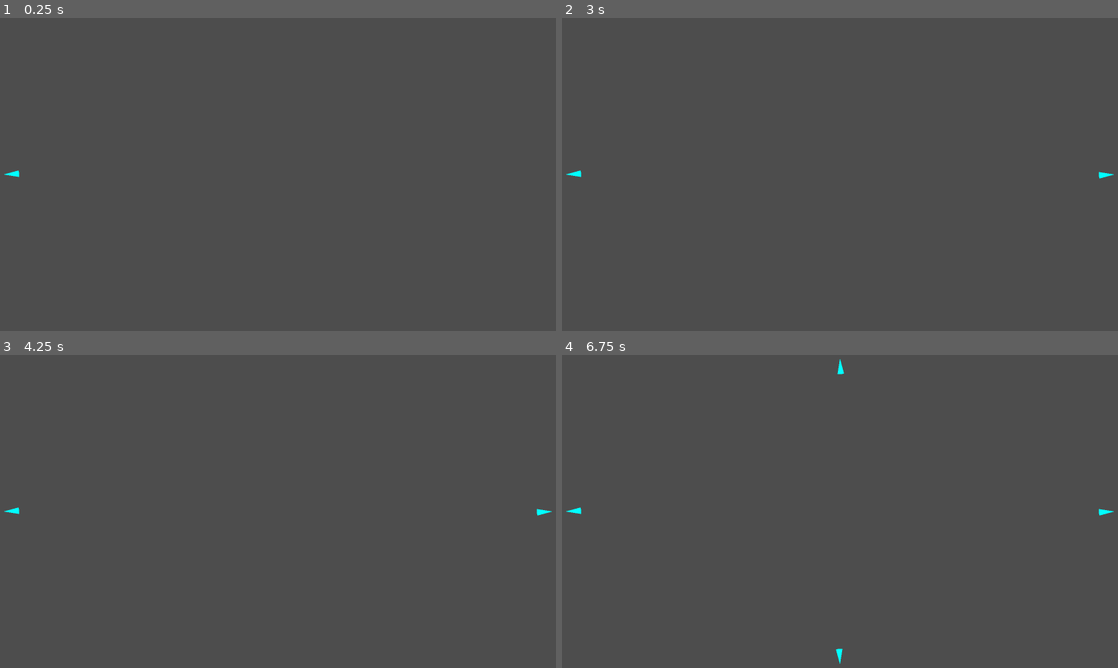
Above: before the commit, frames 1-4 (two rows, left to right).
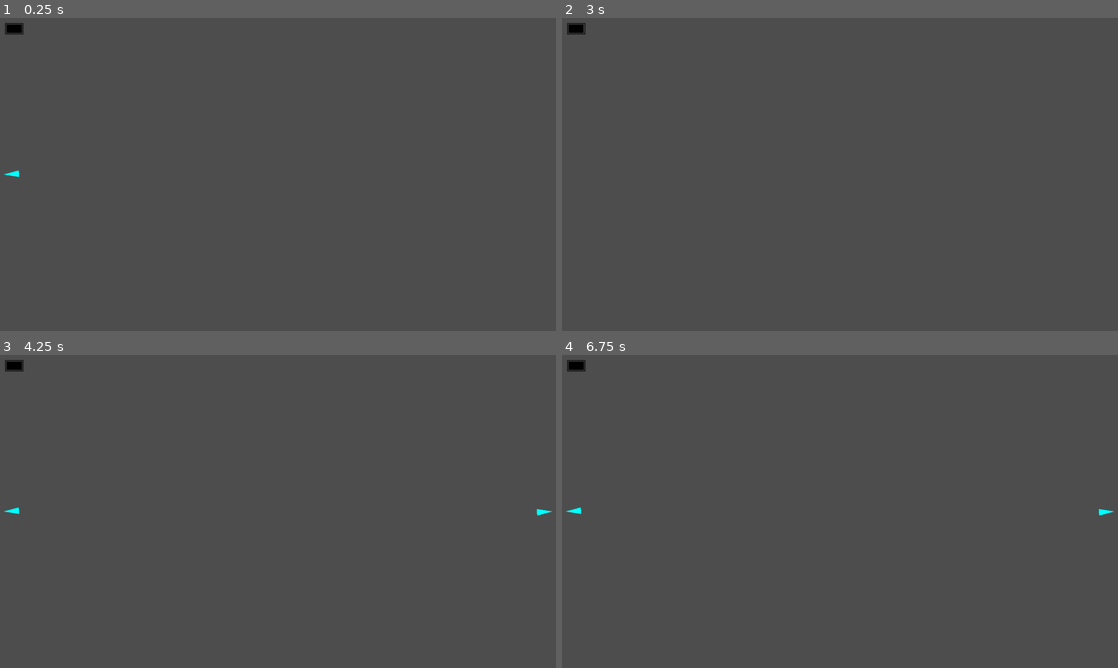
Above: after the commit, the same moments.

Repository: yancouto/psych0
Game: Godot game, scene res://runner.tscn
Same seed, same stepped clock (60 frames per second), same inputs: the game is played once before the commit and once after it.
Inputs (mouse positions are in pixels of both pictures, inside the frame that each line leads up to):
- Up to frame 1 (0.25 s): no input
- Up to frame 2 (3 s): tap Enter at 0.5, 2 s; move the mouse to (962, 158) at 0.52 s; press the mouse at (962, 158) at 0.53 s; hold D (move_right) 0.53-1.28 s; right-click (962, 158) at 0.8 s; tap Space at 1.25, 2.75 s; move the mouse to (728, 190) at 1.27 s; release the mouse at (728, 190) at 1.28 s; hold S (move_down) 1.28-2.03 s; right-click (728, 190) at 1.35 s; click (728, 190) at 1.55 s; move the mouse to (895, 105) at 2.02 s; press the mouse at (895, 105) at 2.03 s; hold D (move_right) 2.03-2.78 s; right-click (895, 105) at 2.3 s; move the mouse to (812, 237) at 2.77 s; release the mouse at (812, 237) at 2.78 s; hold W (move_up) from 2.78 s (still down); right-click (812, 237) at 2.85 s
- Up to frame 3 (4.25 s): click (250, 574) at 3.05 s; tap Enter at 3.5 s; move the mouse to (444, 558) at 3.52 s; release W (move_up) at 3.53 s; press the mouse at (444, 558) at 3.53 s; hold A (move_left) from 3.53 s (still down); right-click (444, 558) at 3.8 s
- Up to frame 4 (6.75 s): tap Space at 4.25 s; move the mouse to (673, 464) at 4.27 s; release the mouse at (673, 464) at 4.28 s; right-click (673, 464) at 4.35 s; click (673, 464) at 4.55 s; move the mouse to (867, 511) at 5.02 s; release A (move_left) at 5.03 s; press the mouse at (867, 511) at 5.03 s; hold S (move_down) 5.03-5.78 s; right-click (867, 511) at 5.3 s; move the mouse to (756, 433) at 5.77 s; release the mouse at (756, 433) at 5.78 s; hold D (move_right) 5.78-6.53 s; right-click (756, 433) at 5.85 s; click (756, 433) at 6.05 s; move the mouse to (962, 495) at 6.52 s; press the mouse at (962, 495) at 6.53 s; hold W (move_up) from 6.53 s (still down)

The runs differ from the first frame. In frame 1, 0.1% of the frame differs, in the area x 0-5%, y 1-6%; in frame 2, 0.2%; in frame 3, 0.1%; in frame 4, 0.2%, in the area x 0-51%, y 1-99%.

Commit message:
Bullet time
I dislike this solution, it's too hardcoded and easy to miss when I add new stuff. But it works.

Diff:
--- /dev/null
+++ b/bullet_time.gd
@@ -0,0 +1,30 @@
+extends Node2D
+
+var size := Vector2(50, 30)
+var border := 3.
+var active := false
+
+const MAX_SECS := 2.0
+const RECOVER := 0.4
+var secs_left := MAX_SECS
+
+func _draw():
+	draw_rect(Rect2(position, size), Color.BLACK, false, 2)
+	var inner_size := size - 2 * Vector2(border, border)
+	inner_size.x *= secs_left / MAX_SECS
+	draw_rect(Rect2(position + Vector2(border, border), inner_size), Color.BLACK, true)
+
+func _process(dt: float):
+	var prev_secs_left := secs_left
+	if Input.is_action_pressed("bullet_time"):
+		secs_left = maxf(secs_left - dt, 0.)
+		active = secs_left > 0
+	else:
+		secs_left = minf(MAX_SECS, secs_left + dt * RECOVER)
+		active = false
+	if secs_left != prev_secs_left:
+		queue_redraw()
+
+func fix_delta(delta: float) -> float:
+	var multiplier := 0.3 if active else 1.0
+	return delta * multiplier
--- a/enemy.gd
+++ b/enemy.gd
@@ -16,8 +16,9 @@
 	self.radius = radius
 
 
-func _process(delta):
-	position += speed * delta
+func _process(dt: float) -> void:
+	dt = get_node("../%BulletTime").fix_delta(dt)
+	position += speed * dt
 
 func shot() -> void:
 	queue_free()
--- a/indicator.gd
+++ b/indicator.gd
@@ -10,8 +10,9 @@
 	self.angle = to_spawn.angle
 
 
-func _process(delta: float) -> void:
-	self.ttl -= delta
+func _process(dt: float) -> void:
+	dt = get_node("../%BulletTime").fix_delta(dt)
+	self.ttl -= dt
 	if self.ttl <= 0:
 		queue_free()
 
--- a/player.gd
+++ b/player.gd
@@ -15,9 +15,10 @@
 	position = screen_size / 2
 	($CollisionShape2D.shape as CircleShape2D).radius = radius
 
-func _process(delta):
+func _process(dt: float) -> void:
 	if !is_visible():
 		return
+	dt = %BulletTime.fix_delta(dt)
 	var vel = Vector2.ZERO
 	if Input.is_action_pressed("move_down"):
 		vel.y += 1
@@ -28,11 +29,11 @@
 	if Input.is_action_pressed("move_right"):
 		vel.x += 1
 	if !vel.is_zero_approx():
-		position += vel.normalized() * speed * delta
+		position += vel.normalized() * speed * dt
 		position = position.clamp(CLAMP_LEFT, CLAMP_RIGHT)
 
 	# Shooting
-	cur_shot_cooldown -= delta
+	cur_shot_cooldown -= dt
 	if cur_shot_cooldown <= 0 && Input.is_action_pressed("shoot"):
 		cur_shot_cooldown = SHOT_COOLDOWN
 		var shot := preload("res://shot.tscn").instantiate()
--- a/project.godot
+++ b/project.godot
@@ -60,6 +60,11 @@
 "events": [Object(InputEventKey,"resource_local_to_scene":false,"resource_name":"","device":0,"window_id":0,"alt_presse …(181 unchanged characters)…
 ]
 }
+bullet_time={
+"deadzone": 0.5,
+"events": [Object(InputEventMouseButton,"resource_local_to_scene":false,"resource_name":"","device":-1,"window_id":0,"alt_pressed":false,"shift_pressed":false,"ctrl_pressed":false,"meta_pressed":false,"button_mask":0,"position":Vector2(0, 0),"global_position":Vector2(0, 0),"factor":1.0,"button_index":2,"canceled":false,"pressed":false,"double_click":false,"script":null)
+]
+}
 
 [layer_names]
 
--- a/runner.gd
+++ b/runner.gd
@@ -5,6 +5,7 @@
 var next_event: LevelEvent.EventWithTime
 
 func _process(dt: float) -> void:
+	dt = %BulletTime.fix_delta(dt)
 	if level != null && level.update($AllEnemies, dt):
 		$LevelOverText.visible = true
 		level = null
--- a/runner.tscn
+++ b/runner.tscn
@@ -1,8 +1,9 @@
-[gd_scene load_steps=5 format=3 uid="uid://wyi8ts15lueo"]
+[gd_scene load_steps=6 format=3 uid="uid://wyi8ts15lueo"]
 
 [ext_resource type="Script" path="res://runner.gd" id="1_224jk"]
 [ext_resource type="PackedScene" uid="uid://dwqfguj644qf2" path="res://player.tscn" id="2_1y6tv"]
 [ext_resource type="Script" path="res://pausing.gd" id="3_kc0cc"]
+[ext_resource type="Script" path="res://bullet_time.gd" id="4_vvdtp"]
 
 [sub_resource type="LabelSettings" id="LabelSettings_kjhy5"]
 font_size = 100
@@ -26,3 +27,8 @@
 [node name="Pausing" type="Node" parent="."]
 process_mode = 3
 script = ExtResource("3_kc0cc")
+
+[node name="BulletTime" type="Node2D" parent="."]
+unique_name_in_owner = true
+position = Vector2(8, 8)
+script = ExtResource("4_vvdtp")
--- a/shot.gd
+++ b/shot.gd
@@ -8,12 +8,13 @@
 	self.speed = speed
 
 # Called when the node enters the scene tree for the first time.
-func _ready():
+func _ready() -> void:
 	($CollisionShape2D.shape as CircleShape2D).radius = radius
 
 # Called every frame. 'delta' is the elapsed time since the previous frame.
-func _process(delta):
-	position += speed * delta
+func _process(dt: float) -> void:
+	dt = get_node("../%BulletTime").fix_delta(dt)
+	position += speed * dt
 
 # Hit an enemy
 func _on_area_entered(enemy) -> void:
Not shown, changed: .gitignore
Not shown, removed: maiDFF7.tmp
Not shown, removed: maiF301.tmp
